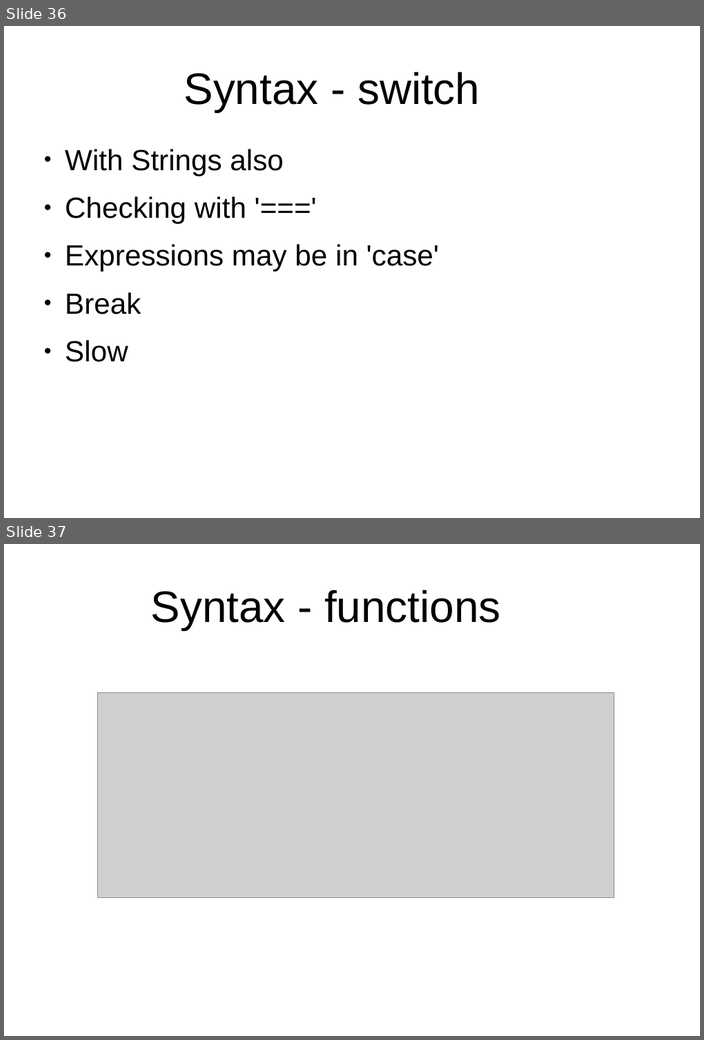
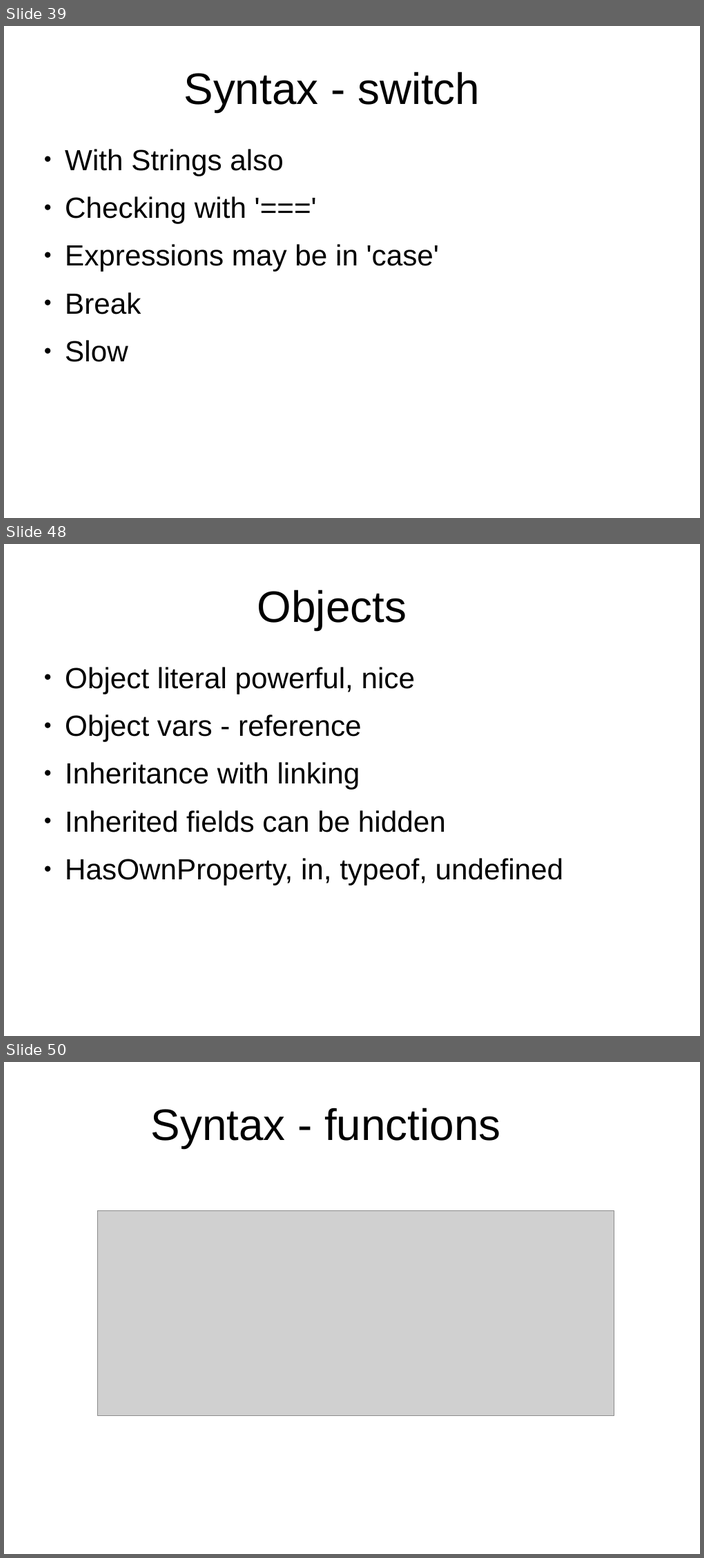
Before and after one commit to peterborkuti/other, a slide deck: JavaScriptBasics/jsbasics-slide.odp. Shown one above the other, each under a label of ours: slides 36 and 37 before the commit, slides 39, 48 and 50 after it; the slides between them are not shown. The pictures are 704x1040 and 704x1558 pixels, drawn with LibreOffice and Linux fonts; fonts in the diff are those of the drawing; grey boxes stand for pictures; background and template pictures are left out. Boxes give left, top, right and bottom in pixels: in the first picture for what was removed or moved away, otherwise in the second. Text is boxed around its words. In the diff, an @@ line names an element or a change of style, - is before the commit and + after.

```diff
--- a/JavaScriptBasics/jsbasics-slide.odp
+++ b/JavaScriptBasics/jsbasics-slide.odp
@@ slide 48 added at [4,544,700,1036], background #FFFFFF @@
@@ title added at [257,590,406,630], 53.3 pt, text #000000 @@
+Objects
@@ text added at [65,667,564,885], 35.3 pt, text #000000 @@
+● Object literal powerful, nice
+● Object vars - reference
+● Inheritance with linking
+● Inherited fields can be hidden
+● HasOwnProperty, in, typeof, undefined
@@ what was slide 36 is now slide 39 @@
@@ what was slide 37 is now slide 50 @@
```
Also in this commit, not shown: 2 slides changed, 12 other slides added, 5 other files.
